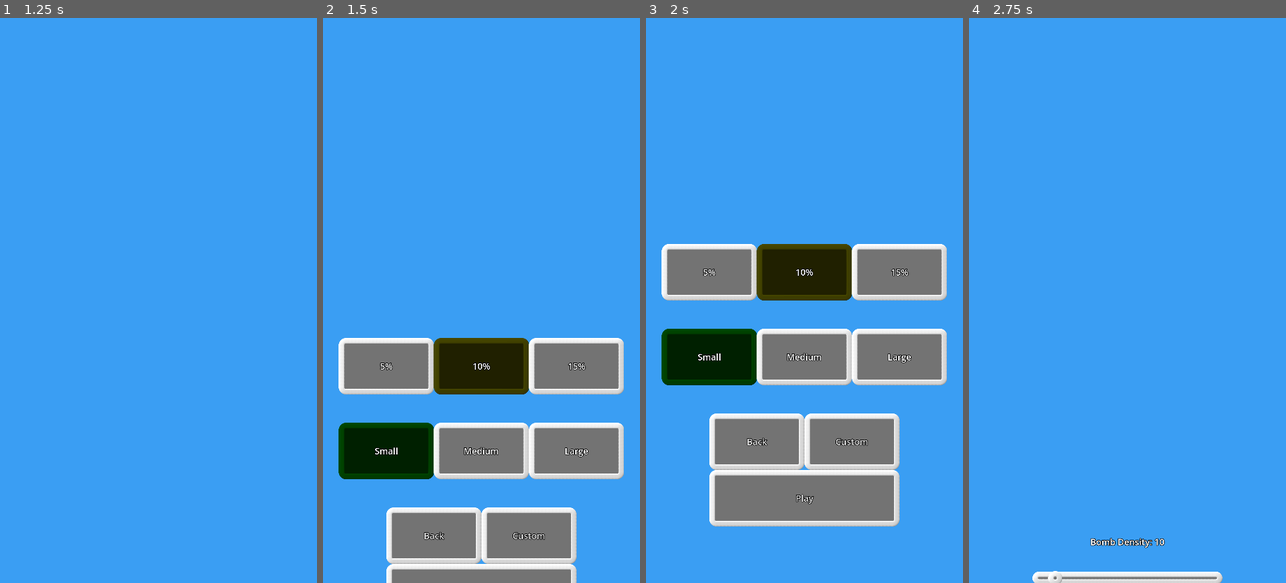
Above: before the commit, frames 1-4 (left to right).
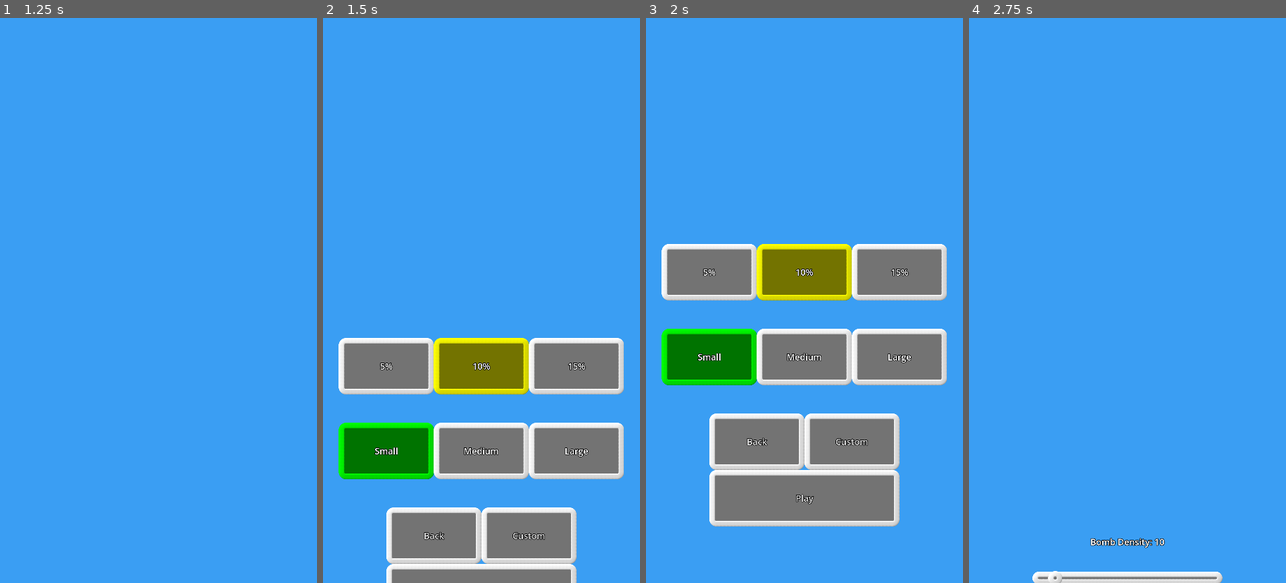
Above: after the commit, the same moments.

Repository: WalynC/sphereSweeperGodot
Game: Godot game, scene res://mainScenes/menu_scene.tscn
Same seed, same stepped clock (60 frames per second), same inputs: the game is played once before the commit and once after it. Sound files missing from this copy of the repository are replaced by a short silence.
Inputs (mouse positions are in pixels of both pictures, inside the frame that each line leads up to):
- Up to frame 1 (1.25 s): click "New" at 0.5 s
- Up to frame 2 (1.5 s): tap Enter at 1.25 s; move the mouse to (465, 413) at 1.27 s; hold Down (scroll_down) from 1.28 s (still down); click (465, 413) at 1.42 s
- Up to frame 3 (2 s): keep holding Down (scroll_down)
- Up to frame 4 (2.75 s): release Down (scroll_down) at 2 s; click "Custom" at 2 s

Frame 1 is identical in both runs. In frame 2, 5.8% of the frame differs, in the area x 4-65%, y 56-82%; in frame 3, 5.8%; in frame 4, nothing differs.

Commit message:
Fixes incorrect colors on new game basic menu

Diff:
--- a/scripts/NewGameBasicMenu.gd
+++ b/scripts/NewGameBasicMenu.gd
@@ -19,9 +19,9 @@
 	called = true
 	var densVal = (GameManager.density/5)-1
 	var sizeVal = (GameManager.size-3)/2
-	densities[densVal].button_pressed = true
+	#densities[densVal].button_pressed = true
 	densities[densVal].self_modulate = color[densVal]
-	sizes[sizeVal].button_pressed = true
+	#sizes[sizeVal].button_pressed = true
 	sizes[sizeVal].self_modulate = color[sizeVal]
 	called = false
 
